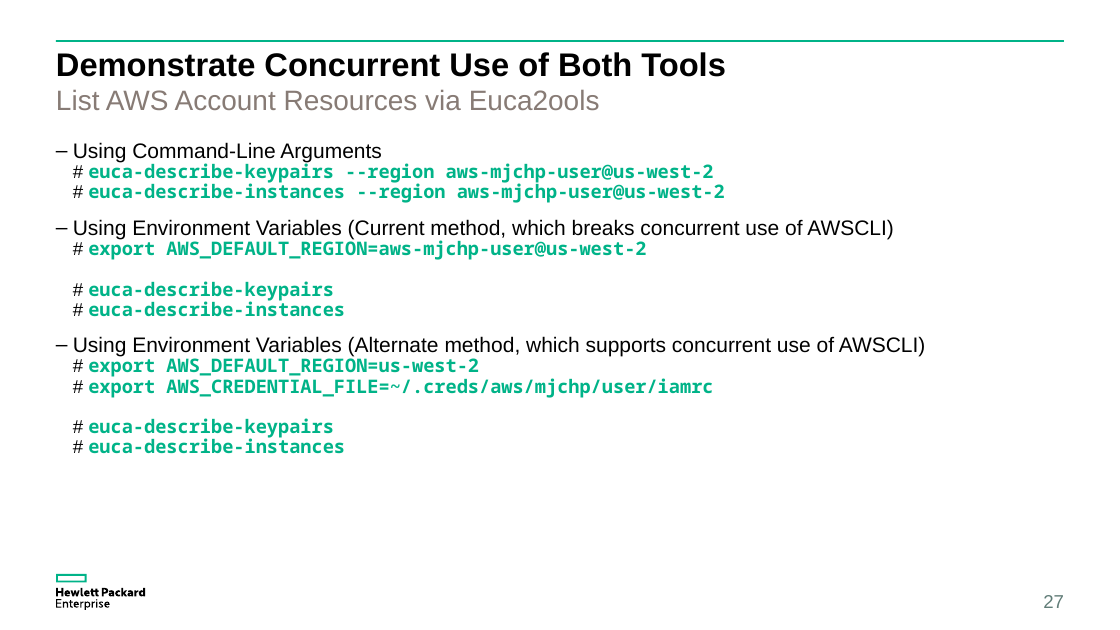
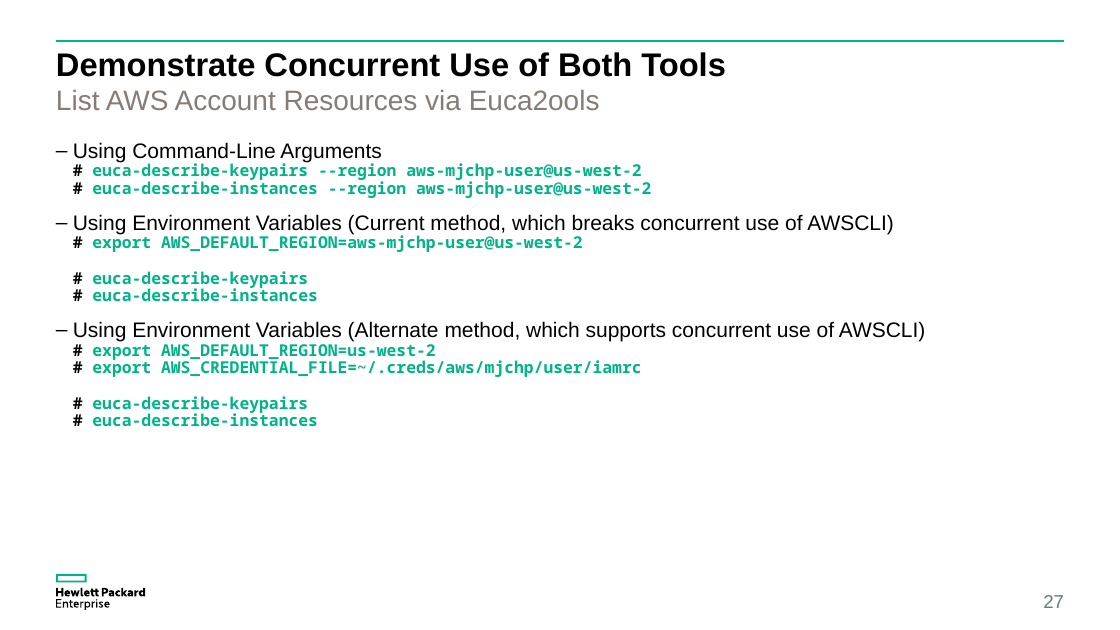
Before and after one commit to eucalyptus/euca-demo, a slide deck: slide 27 of demos/demo-90-configure-management-workstation/docs/demo-90-configure-management-workstation-long.pptx. Drawn at 1120x630 pixels with LibreOffice and Linux fonts; fonts in the diff are those of the drawing. Boxes give left, top, right and bottom in pixels: in the first picture for what was removed or moved away, otherwise in the second. Text is boxed around its words. In the diff, an @@ line names an element or a change of style, - is before the commit and + after.

```diff
--- a/demos/demo-90-configure-management-workstation/docs/demo-90-configure-management-workstation-long.pptx
+++ b/demos/demo-90-configure-management-workstation/docs/demo-90-configure-management-workstation-long.pptx
@@ text "Using Command-Line Arguments # euca-describe-keypairs ..." at <box>73,142,926,426</box>: size 16 to 14 pt in "# euca-describe-keypairs --region aws-mjchp-user@us-west-2 # ...", "# export AWS_DEFAULT_REGION=aws-mjchp-user@us-west-2 # euca- ...", "# export AWS_DEFAULT_REGION=us-west-2 # export AWS_CREDENTIA ..."; font Arial to Noto Sans Mono, bold on in "# #", "# # #", "# # # #" @@
```
Also in this commit, not shown: 10 other slides changed, 4 other files.
